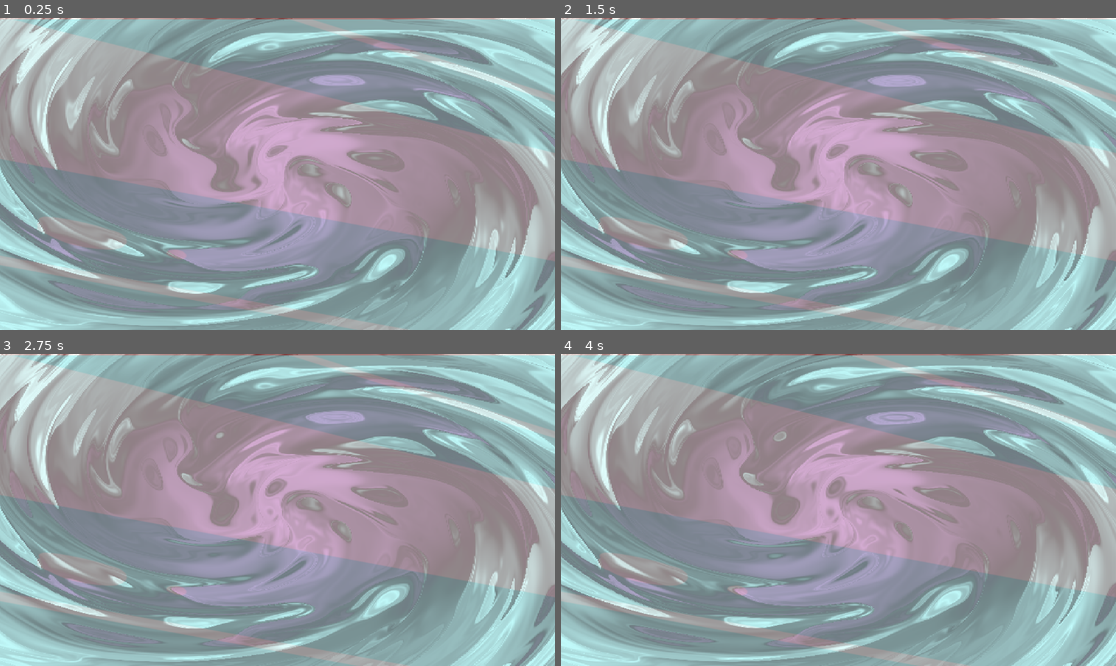
Above: before the commit, frames 1-4 (two rows, left to right).
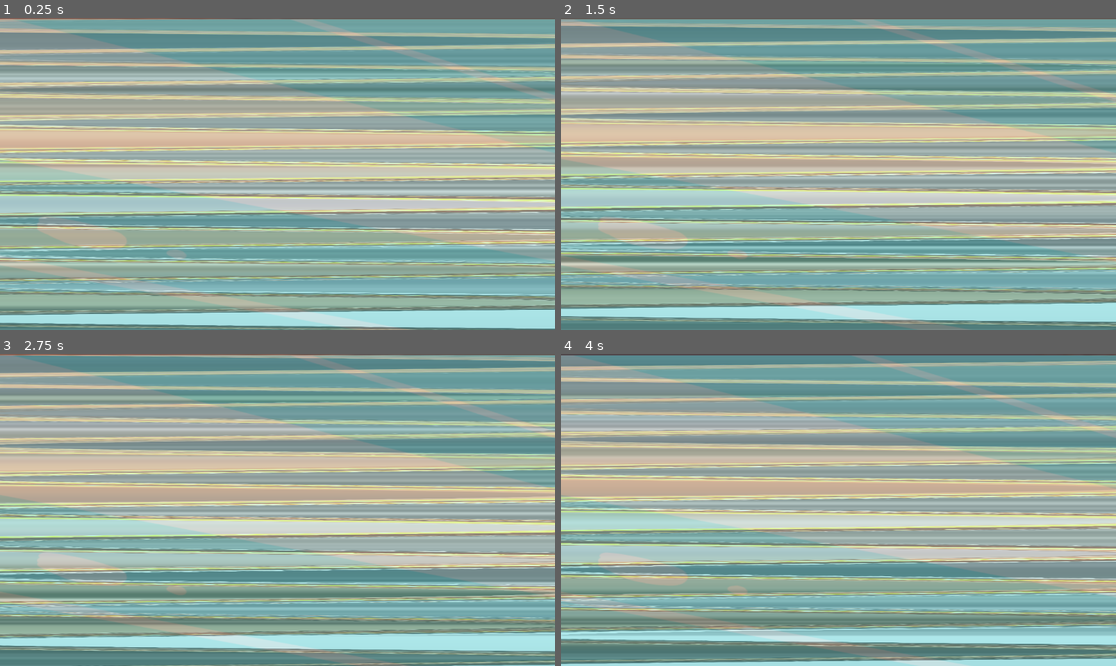
Above: after the commit, the same moments.

Repository: EarthToMaher/GitTestForGodot
Game: Godot game, scene res://glawglawtest.tscn
Two runs of this game, one before a commit and one after it. Both use one fixed random seed, a clock stepped at 60 frames per second and the inputs below. This scene is started directly instead of the project's main scene.
Inputs:
- Up to frame 1 (0.25 s): no input
- Up to frame 2 (1.5 s): no input
- Up to frame 3 (2.75 s): no input
- Up to frame 4 (4 s): no input

The runs differ from the first frame. In frame 1, 83% of the frame differs, in the area x 0-100%, y 0-100%; in frame 2, 83%; in frame 3, 85%; in frame 4, 84%.

Commit message:
added wobble filter
yeah

Diff:
--- a/glawglawtest.tscn
+++ b/glawglawtest.tscn
@@ -1,8 +1,9 @@
-[gd_scene load_steps=5 format=3 uid="uid://f8hy7hjq587c"]
+[gd_scene load_steps=7 format=3 uid="uid://f8hy7hjq587c"]
 
 [ext_resource type="Texture2D" uid="uid://bwhwov5rybgic" path="res://glass test.png" id="1_2lh2n"]
 [ext_resource type="Shader" uid="uid://dkjnq75q2xom2" path="res://glawglawtest.gdshader" id="1_rruna"]
 [ext_resource type="Texture2D" uid="uid://bmbjw0isdbnhy" path="res://Screenshot 2025-06-20 165401.png" id="2_1xqye"]
+[ext_resource type="Shader" uid="uid://83gri2bevrsj" path="res://thosewhowave.gdshader" id="3_1xqye"]
 
 [sub_resource type="ShaderMaterial" id="ShaderMaterial_rruna"]
 shader = ExtResource("1_rruna")
@@ -20,6 +21,11 @@
 shader_parameter/spin_amount = 0.36
 shader_parameter/pixel_filter = 700.0
 
+[sub_resource type="ShaderMaterial" id="ShaderMaterial_faov0"]
+shader = ExtResource("3_1xqye")
+shader_parameter/frequency = 60.0
+shader_parameter/amplitude = 1.0
+
 [node name="Node2D" type="Node2D"]
 
 [node name="background" type="Sprite2D" parent="."]
@@ -27,13 +33,21 @@
 scale = Vector2(2.1018, 1.27299)
 texture = ExtResource("2_1xqye")
 
-[node name="ColorRect" type="ColorRect" parent="."]
+[node name="stolen balala" type="ColorRect" parent="."]
+visible = false
 material = SubResource("ShaderMaterial_rruna")
 offset_left = -28.0
 offset_top = -19.0
 offset_right = 1167.0
 offset_bottom = 667.0
 
+[node name="wobble" type="ColorRect" parent="."]
+material = SubResource("ShaderMaterial_faov0")
+offset_left = -14.0
+offset_top = -6.0
+offset_right = 1162.0
+offset_bottom = 666.0
+
 [node name="glass" type="Sprite2D" parent="."]
 position = Vector2(573, 326)
 scale = Vector2(2.31641, 1.26172)
--- /dev/null
+++ b/thosewhowave.gdshader
@@ -0,0 +1,17 @@
+shader_type canvas_item;
+uniform sampler2D existing_screen_texture: hint_screen_texture, filter_linear_mipmap;
+uniform float frequency = 60;
+uniform float amplitude = 0.002;
+
+void fragment() {
+	vec2 new_uv = SCREEN_UV;
+	new_uv.x += sin(new_uv.y * frequency + TIME) * amplitude;
+
+	vec3 new_colors = textureLod(existing_screen_texture, new_uv, 0.0).rgb;
+	COLOR.rgb = new_colors;
+}
+
+//void light() {
+//	// Called for every pixel for every light affecting the CanvasItem.
+//	// Uncomment to replace the default light processing function with this one.
+//}
Not shown, added: thosewhowave.gdshader.uid
